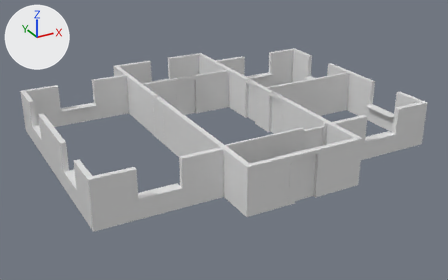
One commit to the Blender file ClientApp/3DModels/Blender/FFWals.blend: the scene before it, then after it.
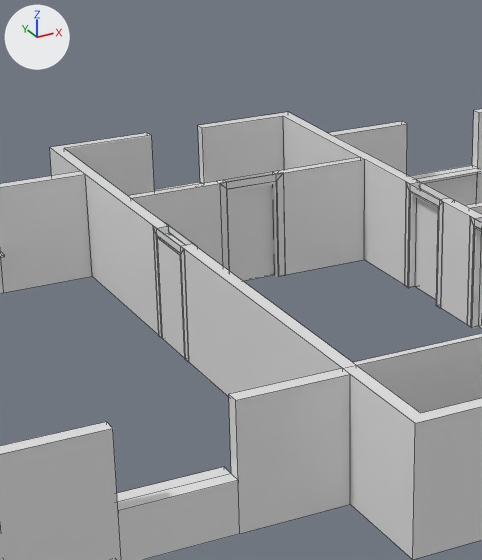
The first picture shows the older version from a camera (50 mm lens) standing at (-138.4, -247.7, 126.4) and looking at (0.0, 4.1, 0.5). The close-ups show both versions on the part from 21% to 61% of the width and 4% to 78% of the height of that picture; other places that the commit changed are outside them. The axes (+X, +Y, +Z) are drawn at upper left. The lights are the same throughout. The close-ups show mesh edges as thin lines.

In view in the first close-up: 'Door.001', 'Door.002', 'Door.004', 'Frame.006', 'FrameIn.002', 'FrameOuter.001', 'FrameOuter.004', 'FrameOuter.007'.
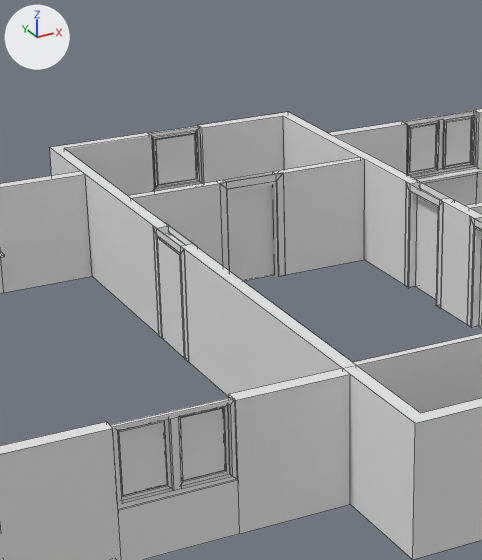
Location of each change, [x1, y1, x2, y2] in pixels of the close-ups (482 x 560 px):
'WindowExt.003', added
    after: [110, 397, 237, 509]
'Glass.007', added
    after: [119, 422, 167, 496]
'Glass.006', added
    after: [181, 408, 226, 481]
'SnallGlass', added
    after: [156, 134, 197, 185]
'Glass.008', added
    after: [410, 124, 437, 172]
'Glass.009', added
    after: [446, 119, 472, 166]
'WindowExt.004', added
    after: [404, 110, 477, 177]
'WindowIn.007', added
    after: [117, 419, 172, 500]
'WindowIn.006', added
    after: [179, 406, 230, 486]
'SmallWindowIn', added
    after: [153, 131, 200, 188]
'SmallWindow', added
    after: [148, 126, 202, 191]
'WindowIn.008', added
    after: [407, 121, 440, 176]
'WindowIn.009', added
    after: [442, 115, 475, 169]

Patch to the scene script:
```diff
--- a/ClientApp/3DModels/Blender/FFWals.blend.py
+++ b/ClientApp/3DModels/Blender/FFWals.blend.py
@@ ob_windowin_008 @@
+ob_windowin_008 = bpy.data.objects.new('WindowIn.008', me_windowin_009)  # 16 vertices, 12 faces; spans x 0.5..5.84, y 0.0..0.3, z -8.17..-0.5
+ob_windowin_008.location = (46.9, 64.7, 9.0)
+ob_windowin_008.rotation_euler = (3.142, 0.0, 0.0)  # degrees (180, 0, 0)
+ob_windowin_008.scale = (1.5, 1.5, 1.5)
@@ ob_windowin_009 @@
+ob_windowin_009 = bpy.data.objects.new('WindowIn.009', me_windowin_010)  # 16 vertices, 12 faces; spans x 6.7..12.04, y 0.0..0.3, z -8.17..-0.5
+ob_windowin_009.location = (46.9, 64.7, 9.0)
+ob_windowin_009.rotation_euler = (3.142, 0.0, 0.0)  # degrees (180, 0, 0)
+ob_windowin_009.scale = (1.5, 1.5, 1.5)
@@ ob_windowext_004 @@
+ob_windowext_004 = bpy.data.objects.new('WindowExt.004', me_windowext_005)  # 24 vertices, 18 faces; spans x 0.0..12.54, y 0.0..8.67, z -0.4..0.0
+ob_windowext_004.location = (46.9, 64.7, 9.0)
+ob_windowext_004.rotation_euler = (1.571, 0.0, 0.0)  # degrees (90, 0, 0)
+ob_windowext_004.scale = (1.5, 1.5, 2.0)
@@ ob_glass_008 @@
+ob_glass_008 = bpy.data.objects.new('Glass.008', me_glass_009)  # a box spanning x 0.9..5.44, y 0.9..7.77, z 0.17..0.27
+ob_glass_008.location = (46.9, 64.7, 9.0)
+ob_glass_008.rotation_euler = (1.571, 0.0, 0.0)  # degrees (90, 0, 0)
+ob_glass_008.scale = (1.5, 1.5, 1.0)
@@ ob_glass_009 @@
+ob_glass_009 = bpy.data.objects.new('Glass.009', me_glass_010)  # a box spanning x 7.1..11.64, y 0.9..7.77, z 0.17..0.27
+ob_glass_009.location = (46.9, 64.7, 9.0)
+ob_glass_009.rotation_euler = (1.571, 0.0, 0.0)  # degrees (90, 0, 0)
+ob_glass_009.scale = (1.5, 1.5, 1.0)
@@ ob_windowin_006 @@
+ob_windowin_006 = bpy.data.objects.new('WindowIn.006', me_windowin_007)  # 16 vertices, 12 faces; spans x 0.5..5.84, y 0.53..0.83, z -8.17..-0.5
+ob_windowin_006.location = (-46.9, -46.6, 9.0)
+ob_windowin_006.rotation_euler = (3.142, 0.0, 3.142)  # degrees (180, 0, 180)
+ob_windowin_006.scale = (1.5, 1.5, 1.5)
@@ ob_windowin_007 @@
+ob_windowin_007 = bpy.data.objects.new('WindowIn.007', me_windowin_008)  # 16 vertices, 12 faces; spans x 6.7..12.04, y 0.53..0.83, z -8.17..-0.5
+ob_windowin_007.location = (-46.9, -46.6, 9.0)
+ob_windowin_007.rotation_euler = (3.142, 0.0, 3.142)  # degrees (180, 0, 180)
+ob_windowin_007.scale = (1.5, 1.5, 1.5)
@@ ob_windowext_003 @@
+ob_windowext_003 = bpy.data.objects.new('WindowExt.003', me_windowext_004)  # 24 vertices, 18 faces; spans x 0.0..12.54, y 0.0..8.67, z 0.0..0.4
+ob_windowext_003.location = (-46.9, -46.6, 9.0)
+ob_windowext_003.rotation_euler = (1.571, 0.0, 3.142)  # degrees (90, 0, 180)
+ob_windowext_003.scale = (1.5, 1.5, 2.0)
@@ ob_glass_006 @@
+ob_glass_006 = bpy.data.objects.new('Glass.006', me_glass_007)  # a box spanning x 0.9..5.44, y 0.9..7.77, z 0.98..1.08
+ob_glass_006.location = (-46.9, -46.6, 9.0)
+ob_glass_006.rotation_euler = (1.571, 0.0, 3.142)  # degrees (90, 0, 180)
+ob_glass_006.scale = (1.5, 1.5, 1.0)
@@ ob_glass_007 @@
+ob_glass_007 = bpy.data.objects.new('Glass.007', me_glass_008)  # a box spanning x 7.1..11.64, y 0.9..7.77, z 0.98..1.08
+ob_glass_007.location = (-46.9, -46.6, 9.0)
+ob_glass_007.rotation_euler = (1.571, 0.0, 3.142)  # degrees (90, 0, 180)
+ob_glass_007.scale = (1.5, 1.5, 1.0)
@@ ob_snallglass @@
+ob_snallglass = bpy.data.objects.new('SnallGlass', me_snallglass)  # a box spanning x 1.35..10.65, y 0.97..1.07, z -11.65..-1.35
+ob_snallglass.location = (-6.0, 84.3, 9.0)
+ob_snallglass.rotation_euler = (3.142, 0.0, 0.0)  # degrees (180, 0, 0)
@@ ob_smallwindowin @@
+ob_smallwindowin = bpy.data.objects.new('SmallWindowIn', me_smallwindowin)  # 16 vertices, 12 faces; spans x 0.0..10.5, y 0.0..0.45, z -11.5..0.0
+ob_smallwindowin.location = (-5.3, 83.5, 9.8)
+ob_smallwindowin.rotation_euler = (3.142, 0.0, 0.0)  # degrees (180, 0, 0)
@@ ob_smallwindow @@
+ob_smallwindow = bpy.data.objects.new('SmallWindow', me_smallwindow)  # 16 vertices, 12 faces; spans x 0.0..12.0, y 0.0..0.8, z -13.0..0.0
+ob_smallwindow.location = (-6.0, 84.3, 9.0)
+ob_smallwindow.rotation_euler = (3.142, 0.0, 0.0)  # degrees (180, 0, 0)
```
